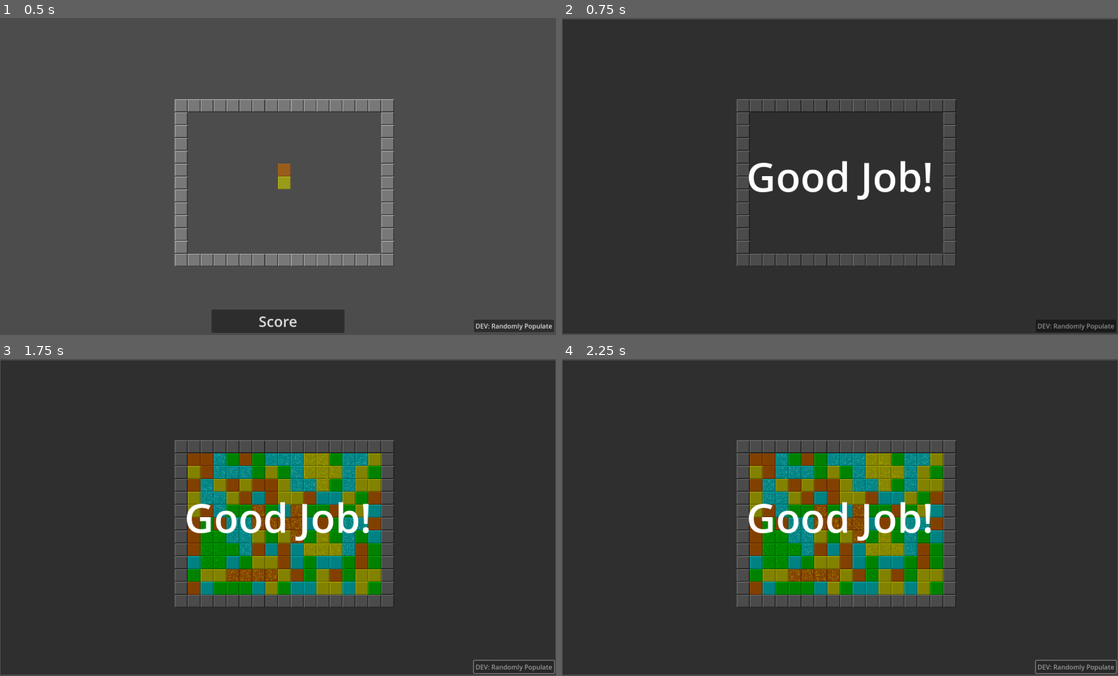
Above: before the commit, frames 1-4 (two rows, left to right).
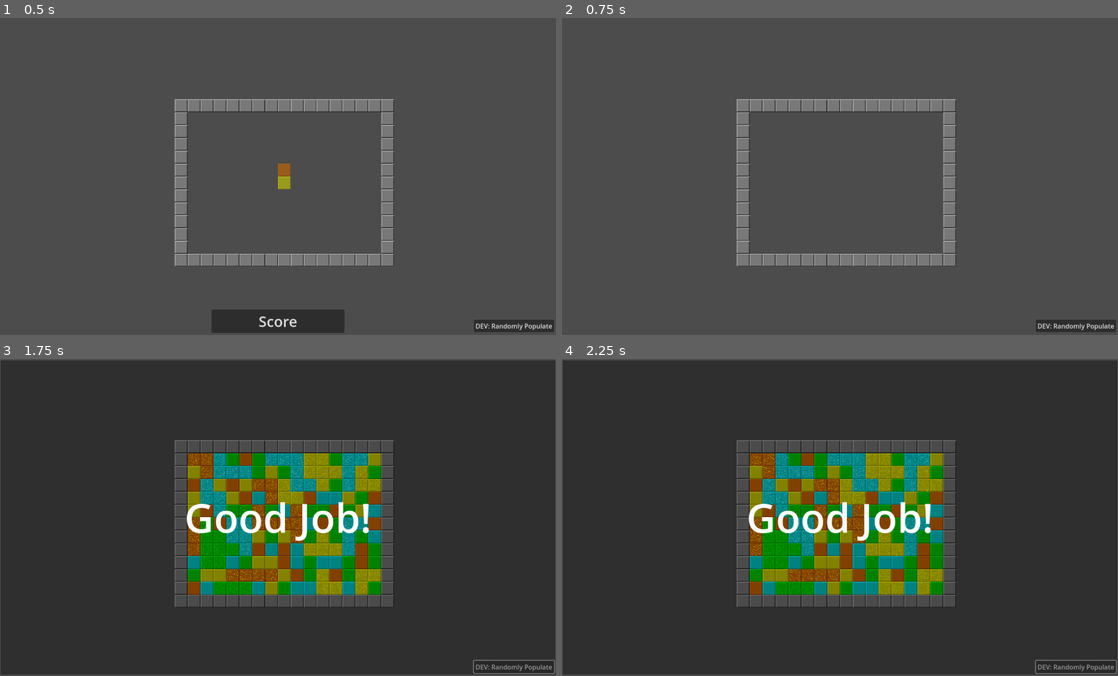
Above: after the commit, the same moments.

Repository: alexcolemandata/game-matcher
Game: Godot game, scene res://main.tscn
The game is run twice, just before and just after one commit, with the same random seed, the same clock (stepped at 60 frames per second) and the same inputs. Sound files missing from this copy of the repository are replaced by a short silence.
Inputs:
- Up to frame 1 (0.5 s): no input
- Up to frame 2 (0.75 s): click "Score" at 0.5 s
- Up to frame 3 (1.75 s): click "DEV: Randomly Populate" at 1.25 s
- Up to frame 4 (2.25 s): hold Right (right) from 2.03 s (still down); hold A (rotate anticlockwise) from 2.03 s (still down)

Frame 1 is identical in both runs. In frame 2, 98% of the frame differs, in the area x 0-100%, y 0-100%; in frame 3, 0.8%; in frame 4, 0.8%.

Commit message:
tweak glow handling

Diff:
--- a/Board.gd
+++ b/Board.gd
@@ -2,7 +2,7 @@
 const SPARKS = preload("res://sparks.tscn")
 const DEFAULT_LAYER = preload("res://default_layer.tscn")
 const TILEGLOW = preload("res://tileglow.tscn")
-const MIN_TILES_TO_SCORE = 4
+const MIN_TILES_TO_SCORE = 3
 const MAX_PIECE_SIZE = 5
 const HEIGHT = 12
 const WIDTH = 16
@@ -179,6 +179,7 @@
 func clear_scored_pieces() -> bool:
 	print("clear_scored_pieces")
 	var scored_tiles: Array[Vector2i] = []
+	stop_all_glows()
 	for color_to_check in TILES:
 		print("checking for scored color, ", color_to_check)
 		var scorable_pieces = scorable_pieces_for_tile(color_to_check)
@@ -193,10 +194,12 @@
 			if scored_tile in scored_tiles:
 				continue
 
+			await get_tree().create_timer(0.15).timeout
 			var to_check = scorable_pieces.duplicate()
 			var neighbors = get_tile_flood_fill(scored_tile, to_check)
 			var global_coord: Vector2 = Vector2.ZERO
 			for j in range(neighbors.size()):
+				await get_tree().create_timer(0.05).timeout
 				var neighbor = neighbors[j]
 				scored_tiles.append(neighbor)
 				await get_tree().create_timer(0.03).timeout
@@ -395,7 +398,6 @@
 
 func gravity_down() -> void:
 	print("gravity down")
-	stop_all_glows()
 	var placed_coords = placed_tiles.get_used_cells()
 	var per_x_coords: Dictionary = {}
 	for coord in placed_coords:
@@ -447,12 +449,13 @@
 					msg,
 					Vector2(randi_range(-400, -100), randi_range(-100, 100)),
 					"#FFF",
-					70 + (15 * num_gravity_repeats)
+					40 + (12 * num_gravity_repeats)
 				)
 		await get_tree().create_timer(0.2).timeout
 		gravity_down()
 	else:
 		num_gravity_repeats = 0
+		await get_tree().create_timer(0.8).timeout
 		%GameOver.visible = true
 	pass
 
--- a/tileglow.gd
+++ b/tileglow.gd
@@ -8,6 +8,7 @@
 
 func stop_glow():
 	print("stopping glow at position ", global_position)
+	await get_tree().create_timer(0.05).timeout
 	$Glow.emitting = false
 	queue_free()
 	return
Not shown, changed: README.md
